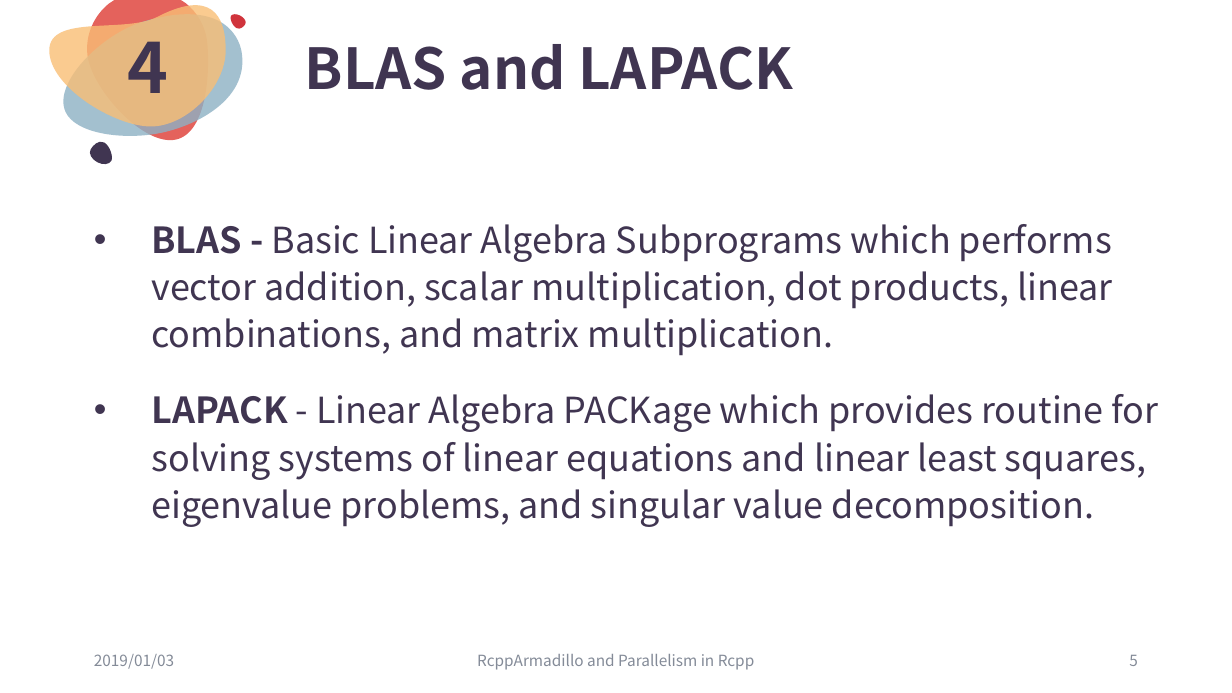
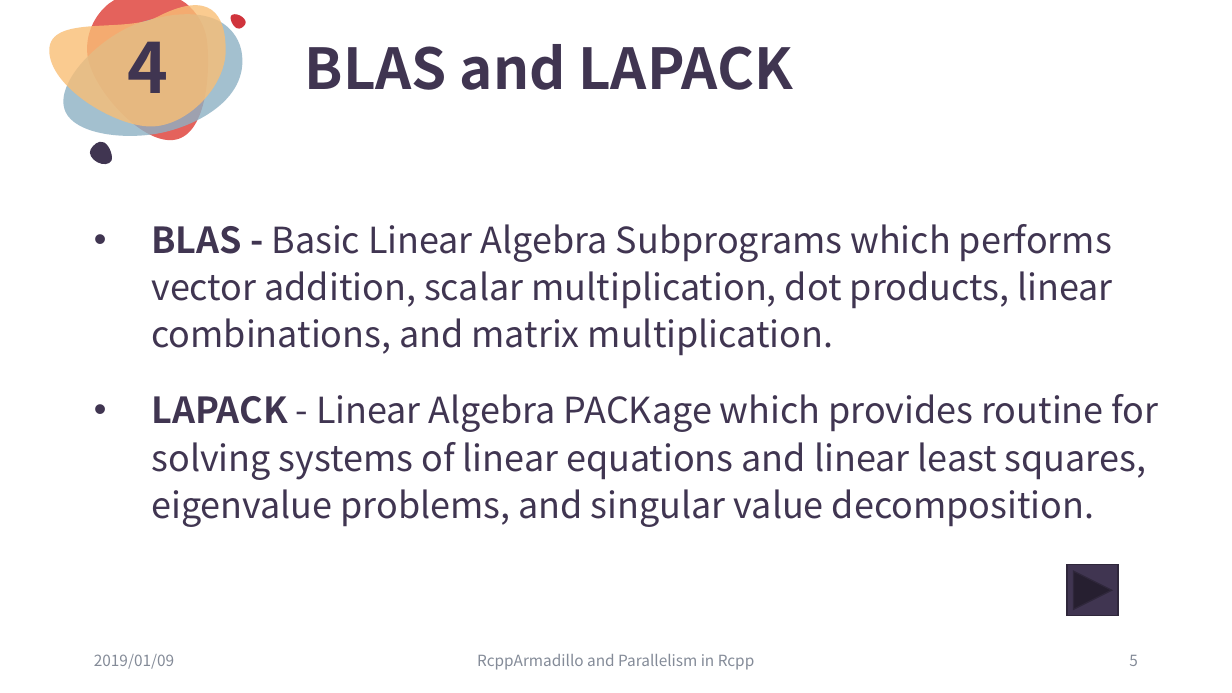
Before and after one commit to ChingChuan-Chen/Rcpp_RcppArmadillo_tutorial, a slide deck: slide 5 of leture_powerpoint_0109.pptx. Drawn at 1232x693 pixels with LibreOffice and Linux fonts; fonts in the diff are those of the drawing. Boxes give left, top, right and bottom in pixels: in the first picture for what was removed or moved away, otherwise in the second. Text is boxed around its words. In the diff, an @@ line names an element or a change of style, - is before the commit and + after.

```diff
--- a/leture_powerpoint_0109.pptx
+++ b/leture_powerpoint_0109.pptx
@@ action button forward next added at <box>1067,565,1118,616</box>, fill #403551, outline #2F273C 1 pt @@
@@ text at <box>94,654,174,669</box>: text changed @@
-2019/01/03
+2019/01/09
```
Also in this commit, not shown: 13 other slides changed, 7 slides added, 4 other files.
